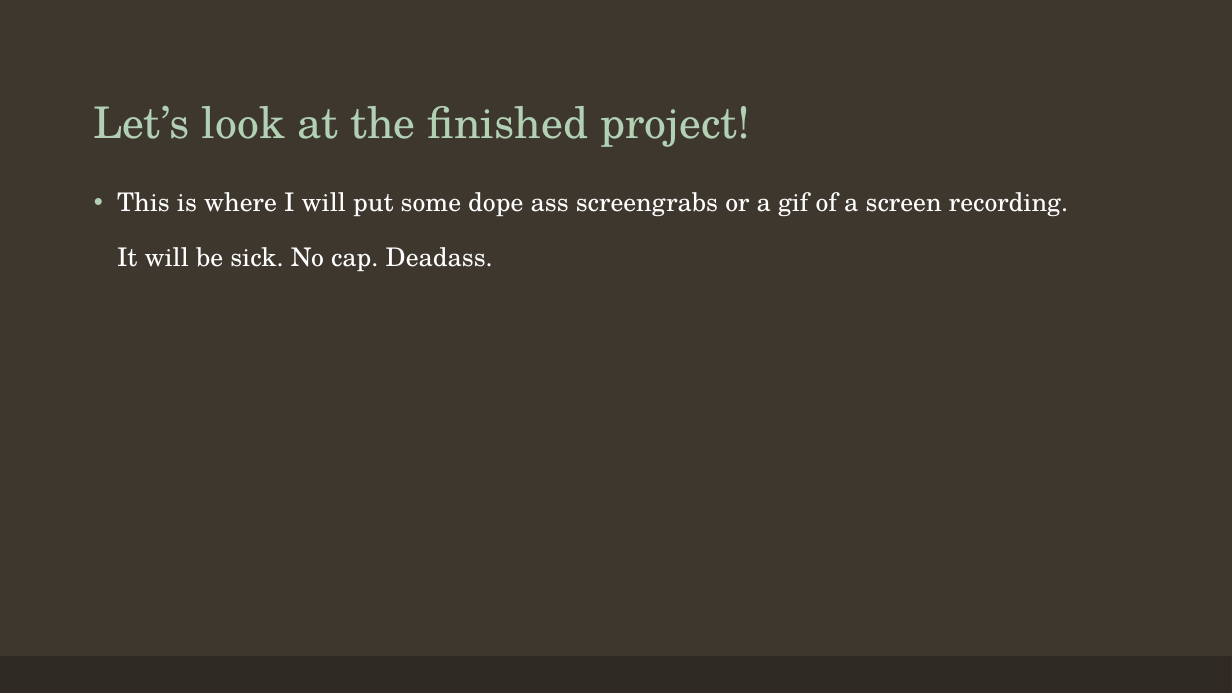
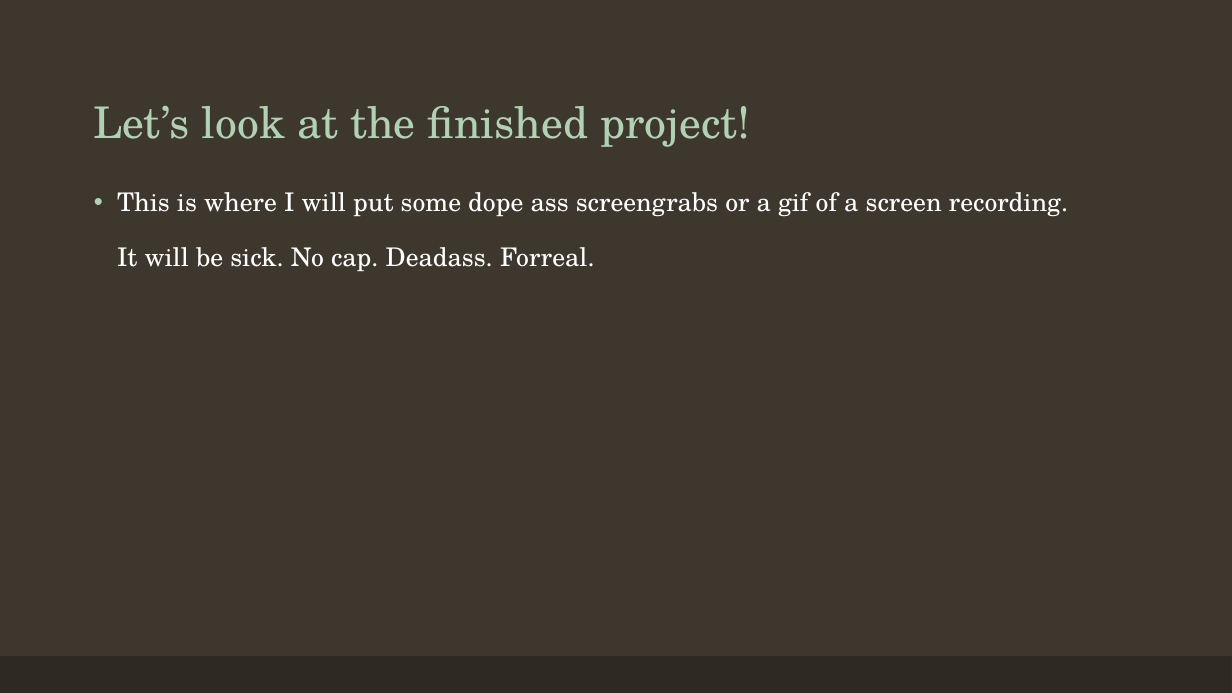
Before and after one commit to hannahdoby/project-3, a slide deck: slide 15 of YelpForTravelHelp.pptx. Drawn at 1232x693 pixels with LibreOffice and Linux fonts; fonts in the diff are those of the drawing. Boxes give left, top, right and bottom in pixels: in the first picture for what was removed or moved away, otherwise in the second. Text is boxed around its words. In the diff, an @@ line names an element or a change of style, - is before the commit and + after.

```diff
--- a/YelpForTravelHelp.pptx
+++ b/YelpForTravelHelp.pptx
@@ text at <box>117,192,1068,271</box>: text changed @@
-• This is where I will put some dope ass screengrabs or a gif of a screen recording.
-  It will be sick. No cap. Deadass.
+• This is where I will put some dope ass screengrabs or a gif of a screen recording.
+  It will be sick. No cap. Deadass. Forreal.
```
Also in this commit, not shown: 1 other slide changed.
